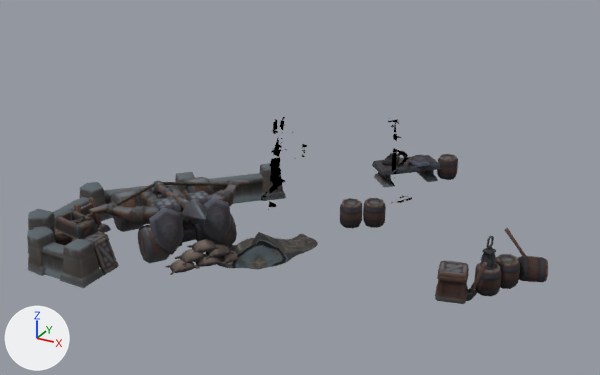
Two versions of the glTF model 3d/passe-alterac/models/storm_doodad_wcav_jungle_p.glb, one commit apart.
Before and after are seen from a 50 mm lens placed at (8.52, -23.17, 11.54), pointed at (-2.72, -2.73, 1.32). The axes (+X, +Y, +Z) are drawn at lower left. The lights are the same throughout. The picture after the commit comes second. Vertices at exactly the same position are counted once.
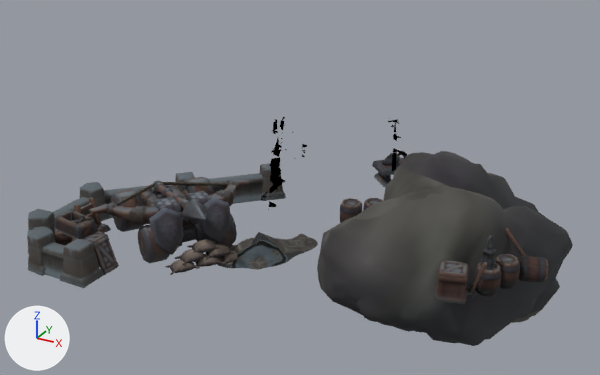
Where the newer file only moved an object's origin or applied its transform, the numbers keep the older frame.

What differs and where, as boxes [x1, y1, x2, y2] in the pictures (600 x 375 px):
'Mesh_0', reshaped
    before: [27, 151, 548, 304]
    after: [27, 151, 573, 346]
part 1 of me_mesh_0, surface changed
    both: [340, 153, 548, 304]
part 2 of me_mesh_0, recoloured
    after: [317, 151, 573, 346]

Diff of the bpy script that builds the scene:
```diff
--- a/3d/passe-alterac/models/storm_doodad_wcav_jungle_p.glb.py
+++ b/3d/passe-alterac/models/storm_doodad_wcav_jungle_p.glb.py
@@ img_storm_doodad_wcav_tree_snow_diff_composite_jpg @@
+img_storm_doodad_wcav_tree_snow_diff_composite_jpg = load_image('storm_doodad_wcav_tree_snow_diff_composite.jpg', '../textures/storm_doodad_wcav_tree_snow_diff_composite.jpg', 512, 512, 'sRGB')
@@ mat_material_3 @@
 n2 = _N.new('ShaderNodeTexImage'); n2.name = 'Image Texture'
 n2.image = img_storm_doodad_wcav_structurekit_diff_png
+n3 = _N.new('ShaderNodeMapping'); n3.name = 'Mapping'
+n3.inputs[1].default_value = (-1.0, -13.97, 0.0)  # 'Location'
+n3.inputs[3].default_value = (32.01, 15.97, 1.0)  # 'Scale'
+n4 = _N.new('ShaderNodeUVMap'); n4.name = 'UV Map'
+n4.uv_map = 'UVMap'
 _L.new(n0.outputs[0], n1.inputs[0])  # 'BSDF' to 'Surface'
 _L.new(n2.outputs[0], n0.inputs[0])  # 'Color' to 'Base Color'
+_L.new(n3.outputs[0], n2.inputs[0])  # 'Vector' to 'Vector'
+_L.new(n4.outputs[0], n3.inputs[0])  # 'UV' to 'Vector'
@@ mat_material_4 @@
+mat_material_4 = bpy.data.materials.new('Material_4')
+# uses the picture img_storm_doodad_wcav_tree_snow_diff_composite_jpg
@@ me_mesh_0 @@
 me_mesh_0.from_pydata(...)  # 9057 vertices, 16437 faces; spans x -9.23..4.99, y -8.92..3.67, z -4.67..6.4
 # used by ob_mesh_0; location = (0.0, 0.0, 0.0)
+# me_mesh_0 part 1: 12094 kept faces spanning x -9.23..4.9, y -8.92..3.57, z -0.24..2.03 get new texture (UV) coordinates
+# me_mesh_0 part 2: 2696 faces spanning x -1.51..4.99, y -5.06..3.67, z -4.67..2.24 switch from mat_material_0 to mat_material_4
 me_mesh_0.materials.append(mat_material_1)
```
